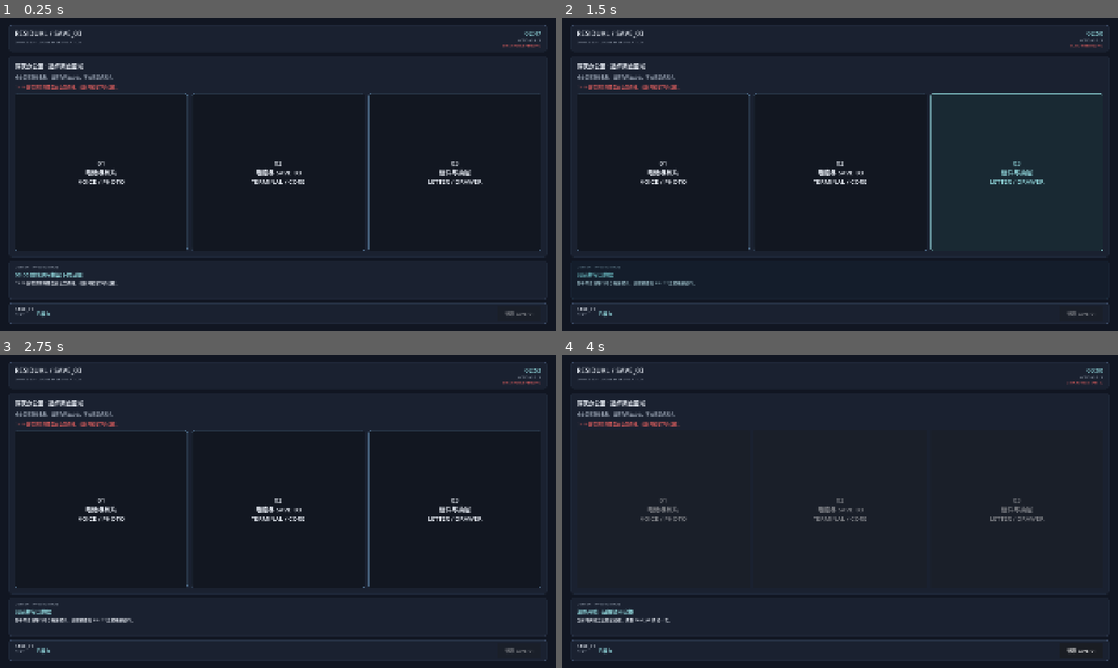
Above: before the commit, frames 1-4 (two rows, left to right).
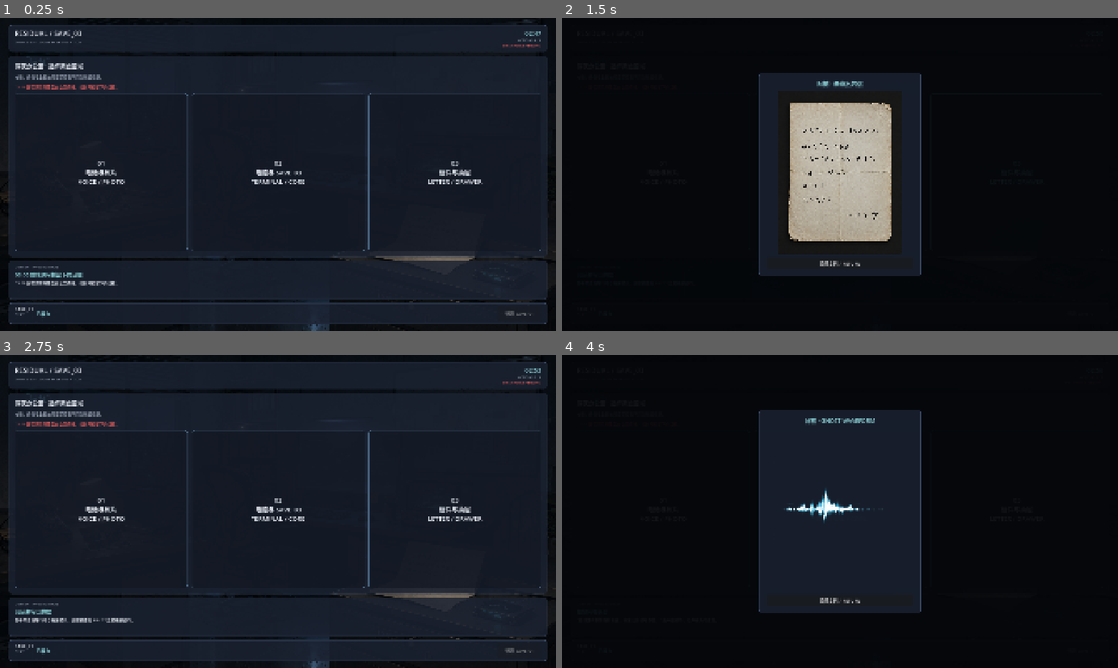
Above: after the commit, the same moments.

Repository: qrx-joe/Residual
Game: Godot game, scene res://scenes/main.tscn
The game is run twice, just before and just after one commit, with the same random seed, the same clock (stepped at 60 frames per second) and the same inputs.
Inputs (mouse positions are in pixels of both pictures, inside the frame that each line leads up to):
- Up to frame 1 (0.25 s): no input
- Up to frame 2 (1.5 s): click "01 电话与照片 VOICE / PHOTO" at 0.5 s; click "03 信件与抽屉 LETTER / DRAWER" at 1.25 s
- Up to frame 3 (2.75 s): click (278, 599) at 2 s, where only the run after the commit has a clickable "关闭文档 / RETURN"
- Up to frame 4 (4 s): click "01 电话与照片 VOICE / PHOTO" at 2.75 s; click "03 信件与抽屉 LETTER / DRAWER" at 3.5 s

The runs differ from the first frame. In frame 1, 0.9% of the frame differs, in the area x 0-100%, y 0-100%; in frame 2, 72%; in frame 3, 0.9%; in frame 4, 80%.

Commit message:
feat: complete T4.2 office and UI

Diff:
--- a/scenes/main.tscn
+++ b/scenes/main.tscn
@@ -12,9 +12,15 @@
 [ext_resource type="Script" path="res://scripts/managers/third_loop_content_manager.gd" id="10_third_loop"]
 [ext_resource type="Script" path="res://scripts/managers/ending_manager.gd" id="11_ending"]
 [ext_resource type="Script" path="res://scripts/ai/ai_client.gd" id="12_ai_client"]
+[ext_resource type="Texture2D" path="res://assets/2d/backgrounds/office_main.png" id="13_office_bg"]
+[ext_resource type="Texture2D" path="res://assets/2d/documents/azhi_letter.png" id="14_letter"]
+[ext_resource type="Texture2D" path="res://assets/2d/documents/data_purge_notice.png" id="15_purge"]
+[ext_resource type="Texture2D" path="res://assets/2d/effects/ghost_waveform.png" id="16_waveform"]
+[ext_resource type="Texture2D" path="res://assets/2d/icons/backup_chip.png" id="17_chip"]
+[ext_resource type="Texture2D" path="res://assets/2d/icons/storage_device.png" id="18_storage"]
 
 [sub_resource type="StyleBoxFlat" id="StylePanel"]
-bg_color = Color(0.105, 0.133, 0.192, 0.96)
+bg_color = Color(0.105, 0.133, 0.192, 0.84)
 border_width_left = 1
 border_width_top = 1
 border_width_right = 1
@@ -26,7 +32,7 @@
 corner_radius_bottom_left = 6
 
 [sub_resource type="StyleBoxFlat" id="StyleAreaNormal"]
-bg_color = Color(0.07, 0.09, 0.13, 1)
+bg_color = Color(0.07, 0.09, 0.13, 0.68)
 border_width_left = 1
 border_width_top = 1
 border_width_right = 1
@@ -42,7 +48,7 @@
 content_margin_bottom = 18.0
 
 [sub_resource type="StyleBoxFlat" id="StyleAreaHover"]
-bg_color = Color(0.1, 0.16, 0.2, 1)
+bg_color = Color(0.1, 0.16, 0.2, 0.84)
 border_width_left = 2
 border_width_top = 2
 border_width_right = 2
@@ -58,7 +64,7 @@
 content_margin_bottom = 17.0
 
 [sub_resource type="StyleBoxFlat" id="StyleAreaPressed"]
-bg_color = Color(0.16, 0.25, 0.27, 1)
+bg_color = Color(0.16, 0.25, 0.27, 0.92)
 border_width_left = 2
 border_width_top = 2
 border_width_right = 2
@@ -136,14 +142,28 @@
 
 [node name="HTTPRequest" type="HTTPRequest" parent="AIClient"]
 
-[node name="Background" type="ColorRect" parent="."]
-layout_mode = 1
-anchors_preset = 15
-anchor_right = 1.0
-anchor_bottom = 1.0
-grow_horizontal = 2
-grow_vertical = 2
-color = Color(0.067, 0.086, 0.133, 1)
+[node name="Background" type="TextureRect" parent="."]
+unique_name_in_owner = true
+layout_mode = 1
+anchors_preset = 15
+anchor_right = 1.0
+anchor_bottom = 1.0
+grow_horizontal = 2
+grow_vertical = 2
+mouse_filter = 2
+texture = ExtResource("13_office_bg")
+expand_mode = 1
+stretch_mode = 6
+
+[node name="BackgroundTint" type="ColorRect" parent="."]
+layout_mode = 1
+anchors_preset = 15
+anchor_right = 1.0
+anchor_bottom = 1.0
+grow_horizontal = 2
+grow_vertical = 2
+mouse_filter = 2
+color = Color(0.025, 0.035, 0.055, 0.34)
 
 [node name="SafeArea" type="MarginContainer" parent="."]
 layout_mode = 1
@@ -249,7 +269,7 @@
 layout_mode = 2
 theme_override_colors/font_color = Color(0.6, 0.64, 0.7, 1)
 theme_override_font_sizes/font_size = 14
-text = "点击区域查看名称。当前为玩法占位，不代表正式美术。"
+text = "电话、终端与上锁抽屉都保留着不同的残留记录。"
 
 [node name="CrisisLabel" type="Label" parent="SafeArea/MainLayout/OfficePanel/OfficeMargin/OfficeWorld"]
 unique_name_in_owner = true
@@ -367,6 +387,15 @@
 theme_override_font_sizes/font_size = 15
 text = "GHOST WAVEFORM  ▁▃▆▂▅▇▃···  +3s"
 
+[node name="GhostWaveformTexture" type="TextureRect" parent="SafeArea/MainLayout/FeedbackPanel/FeedbackMargin/Feedback"]
+unique_name_in_owner = true
+visible = false
+custom_minimum_size = Vector2(0, 52)
+layout_mode = 2
+texture = ExtResource("16_waveform")
+expand_mode = 1
+stretch_mode = 5
+
 [node name="GhostEvidenceHeaderLabel" type="Label" parent="SafeArea/MainLayout/FeedbackPanel/FeedbackMargin/Feedback"]
 unique_name_in_owner = true
 visible = false
@@ -459,6 +488,64 @@
 disabled = true
 text = "读取 SAVE_01"
 
+[node name="DocumentOverlay" type="ColorRect" parent="."]
+unique_name_in_owner = true
+visible = false
+layout_mode = 1
+anchors_preset = 15
+anchor_right = 1.0
+anchor_bottom = 1.0
+grow_horizontal = 2
+grow_vertical = 2
+color = Color(0.015, 0.022, 0.035, 0.94)
+
+[node name="DocumentCenter" type="CenterContainer" parent="DocumentOverlay"]
+layout_mode = 1
+anchors_preset = 15
+anchor_right = 1.0
+anchor_bottom = 1.0
+grow_horizontal = 2
+grow_vertical = 2
+
+[node name="DocumentPanel" type="PanelContainer" parent="DocumentOverlay/DocumentCenter"]
+custom_minimum_size = Vector2(560, 680)
+layout_mode = 2
+theme_override_styles/panel = SubResource("StylePanel")
+
+[node name="DocumentMargin" type="MarginContainer" parent="DocumentOverlay/DocumentCenter/DocumentPanel"]
+layout_mode = 2
+theme_override_constants/margin_left = 24
+theme_override_constants/margin_top = 20
+theme_override_constants/margin_right = 24
+theme_override_constants/margin_bottom = 20
+
+[node name="DocumentLayout" type="VBoxContainer" parent="DocumentOverlay/DocumentCenter/DocumentPanel/DocumentMargin"]
+layout_mode = 2
+theme_override_constants/separation = 12
+
+[node name="DocumentTitleLabel" type="Label" parent="DocumentOverlay/DocumentCenter/DocumentPanel/DocumentMargin/DocumentLayout"]
+unique_name_in_owner = true
+layout_mode = 2
+theme_override_colors/font_color = Color(0.56, 0.83, 0.85, 1)
+theme_override_font_sizes/font_size = 20
+text = "DOCUMENT"
+horizontal_alignment = 1
+
+[node name="DocumentTexture" type="TextureRect" parent="DocumentOverlay/DocumentCenter/DocumentPanel/DocumentMargin/DocumentLayout"]
+unique_name_in_owner = true
+custom_minimum_size = Vector2(480, 560)
+layout_mode = 2
+size_flags_vertical = 3
+texture = ExtResource("14_letter")
+expand_mode = 1
+stretch_mode = 5
+
+[node name="DocumentCloseButton" type="Button" parent="DocumentOverlay/DocumentCenter/DocumentPanel/DocumentMargin/DocumentLayout"]
+unique_name_in_owner = true
+custom_minimum_size = Vector2(0, 44)
+layout_mode = 2
+text = "关闭文档 / RETURN"
+
 [node name="OverwriteOverlay" type="ColorRect" parent="."]
 unique_name_in_owner = true
 visible = false
--- a/scripts/main.gd
+++ b/scripts/main.gd
@@ -1,4 +1,20 @@
 extends Control
+
+const AZHI_LETTER_TEXTURE: Texture2D = preload(
+	"res://assets/2d/documents/azhi_letter.png"
+)
+const DATA_PURGE_TEXTURE: Texture2D = preload(
+	"res://assets/2d/documents/data_purge_notice.png"
+)
+const GHOST_WAVEFORM_TEXTURE: Texture2D = preload(
+	"res://assets/2d/effects/ghost_waveform.png"
+)
+const BACKUP_CHIP_TEXTURE: Texture2D = preload(
+	"res://assets/2d/icons/backup_chip.png"
+)
+const STORAGE_DEVICE_TEXTURE: Texture2D = preload(
+	"res://assets/2d/icons/storage_device.png"
+)
 
 @onready var selection_label: Label = %SelectionLabel
 @onready var detail_label: Label = %DetailLabel
@@ -10,7 +26,12 @@
 @onready var load_button: Button = %LoadButton
 @onready var delete_recording_button: Button = %DeleteRecordingButton
 @onready var ghost_waveform_label: Label = %GhostWaveformLabel
+@onready var ghost_waveform_texture: TextureRect = %GhostWaveformTexture
 @onready var ghost_evidence_header_label: Label = %GhostEvidenceHeaderLabel
+@onready var document_overlay: Control = %DocumentOverlay
+@onready var document_title_label: Label = %DocumentTitleLabel
+@onready var document_texture: TextureRect = %DocumentTexture
+@onready var document_close_button: Button = %DocumentCloseButton
 @onready var force_overwrite_button: Button = %ForceOverwriteButton
 @onready var overwrite_overlay: Control = %OverwriteOverlay
 @onready var overwrite_progress: ProgressBar = %OverwriteProgress
@@ -80,6 +101,7 @@
 	loop_manager.connect(&"loop_timed_out", _on_loop_timed_out)
 	load_button.pressed.connect(_on_load_pressed)
 	delete_recording_button.pressed.connect(_on_delete_recording_pressed)
+	document_close_button.pressed.connect(_on_document_close_pressed)
 	force_overwrite_button.pressed.connect(_on_force_overwrite_pressed)
 	overwrite_continue_button.pressed.connect(_on_overwrite_continue_pressed)
 	delete_audio_choice_button.pressed.connect(
@@ -170,6 +192,7 @@
 	selection_count += 1
 	selection_label.text = String(action.get("display_name", region_id))
 	detail_label.text = String(action.get("description", ""))
+	_show_action_art(action_id)
 	_update_delete_recording_action(action_id)
 	print("Action selected: %s" % action_id)
 
@@ -240,6 +263,7 @@
 	for area: Button in investigation_areas:
 		area.disabled = true
 	load_button.disabled = false
+	_show_document("03:00 · DATA PURGE NOTICE", DATA_PURGE_TEXTURE)
 
 
 func _on_load_pressed() -> void:
@@ -247,6 +271,7 @@
 		return
 
 	load_button.disabled = true
+	document_overlay.visible = false
 	var event_bus: Node = get_node("/root/EventBus")
 	event_bus.emit_signal(&"save_requested", &"LOAD")
 	var restored: bool = bool(save_data.call(&"restore_world_snapshot"))
@@ -522,6 +547,7 @@
 		residual_data_manager.call(&"has_ghost_recording")
 	)
 	ghost_waveform_label.visible = has_ghost_recording
+	ghost_waveform_texture.visible = has_ghost_recording
 	ghost_evidence_header_label.visible = bool(
 		residual_data_manager.call(&"has_ghost_evidence_header")
 	)
@@ -560,6 +586,7 @@
 	var reveal: Dictionary = ending_manager.call(&"prepare_final_reveal")
 	if not bool(reveal.get("ok", false)):
 		return
+	document_overlay.visible = false
 	_set_interaction_enabled(false)
 	final_reveal_overlay.visible = true
 	var relationship: String = String(reveal.get("relationship", ""))
@@ -619,6 +646,7 @@
 	if not started:
 		return
 
+	document_overlay.visible = false
 	_set_interaction_enabled(false)
 	overwrite_overlay.visible = true
 	overwrite_progress.value = 0.0
@@ -687,3 +715,25 @@
 	force_overwrite_button.disabled = (
 		not enabled or not force_overwrite_button.visible
 	)
+
+
+func _show_action_art(action_id: StringName) -> void:
+	match action_id:
+		&"READ_LETTER":
+			_show_document("阿栀 · 未寄出的信", AZHI_LETTER_TEXTURE)
+		&"OPEN_DRAWER", &"QUICK_OPEN_DRAWER":
+			_show_document("离线备份芯片 · PHYSICAL KEY", BACKUP_CHIP_TEXTURE)
+		&"SCAN_COMPUTER", &"QUICK_FIND_EVIDENCE", &"DECRYPT_EVIDENCE":
+			_show_document("EVIDENCE_03 · STORAGE DEVICE", STORAGE_DEVICE_TEXTURE)
+		&"PLAY_AUDIO", &"USE_GHOST_AUDIO", &"USE_PRESERVED_AUDIO":
+			_show_document("阿栀 · GHOST WAVEFORM", GHOST_WAVEFORM_TEXTURE)
+
+
+func _show_document(title: String, texture: Texture2D) -> void:
+	document_title_label.text = title
+	document_texture.texture = texture
+	document_overlay.visible = true
+
+
+func _on_document_close_pressed() -> void:
+	document_overlay.visible = false
--- /dev/null
+++ b/tests/t4_2_capture.gd
@@ -0,0 +1,50 @@
+extends SceneTree
+
+const MAIN_SCENE: PackedScene = preload("res://scenes/main.tscn")
+const EVIDENCE_DIRECTORY := "res://docs/evidence/T4.2"
+
+var capture_viewport: SubViewport
+
+
+func _init() -> void:
+	capture_viewport = SubViewport.new()
+	capture_viewport.size = Vector2i(1920, 1080)
+	capture_viewport.render_target_update_mode = SubViewport.UPDATE_ALWAYS
+	root.add_child(capture_viewport)
+	var main: Control = MAIN_SCENE.instantiate()
+	capture_viewport.add_child(main)
+	await process_frame
+	await process_frame
+	_capture("formal-office-1920x1080.png", Vector2i(1920, 1080))
+
+	main.call(&"_show_action_art", &"READ_LETTER")
+	await process_frame
+	await process_frame
+	_capture("document-panel-1920x1080.png", Vector2i(1920, 1080))
+
+	main.call(&"_on_document_close_pressed")
+	capture_viewport.size = Vector2i(1366, 768)
+	await process_frame
+	await process_frame
+	_capture("formal-office-1366x768.png", Vector2i(1366, 768))
+
+	main.call(&"_show_action_art", &"READ_LETTER")
+	await process_frame
+	await process_frame
+	_capture("document-panel-1366x768.png", Vector2i(1366, 768))
+
+	main.queue_free()
+	await process_frame
+	capture_viewport.queue_free()
+	quit()
+
+
+func _capture(file_name: String, expected_size: Vector2i) -> void:
+	DirAccess.make_dir_recursive_absolute(ProjectSettings.globalize_path(
+		EVIDENCE_DIRECTORY
+	))
+	var image: Image = capture_viewport.get_texture().get_image()
+	assert(image.get_size() == expected_size)
+	var error: Error = image.save_png("%s/%s" % [EVIDENCE_DIRECTORY, file_name])
+	assert(error == OK, "Failed to save T4.2 evidence: %s" % file_name)
+	print("T4.2 capture: %s" % file_name)
--- /dev/null
+++ b/tests/t4_2_smoke.gd
@@ -0,0 +1,41 @@
+extends SceneTree
+
+const MAIN_SCENE: PackedScene = preload("res://scenes/main.tscn")
+
+
+func _init() -> void:
+	root.size = Vector2i(1920, 1080)
+	var main: Control = MAIN_SCENE.instantiate()
+	root.add_child(main)
+	await process_frame
+
+	var background: TextureRect = main.get_node("%Background")
+	assert(background.texture != null, "Formal office background must be assigned")
+	assert(background.stretch_mode == TextureRect.STRETCH_KEEP_ASPECT_COVERED)
+	assert(background.size.x >= 1919.0 and background.size.y >= 1079.0)
+
+	var document_overlay: Control = main.get_node("%DocumentOverlay")
+	var document_texture: TextureRect = main.get_node("%DocumentTexture")
+	assert(not document_overlay.visible, "Document viewer starts closed")
+	main.call(&"_show_action_art", &"READ_LETTER")
+	assert(document_overlay.visible, "Letter action opens document viewer")
+	assert(document_texture.texture != null, "Document viewer displays the letter")
+	main.call(&"_on_document_close_pressed")
+	assert(not document_overlay.visible, "Document viewer can be closed")
+
+	var waveform: TextureRect = main.get_node("%GhostWaveformTexture")
+	assert(waveform.texture != null, "Residual waveform artwork must be assigned")
+	for path: String in [
+		"res://assets/2d/backgrounds/office_main.png",
+		"res://assets/2d/documents/azhi_letter.png",
+		"res://assets/2d/documents/data_purge_notice.png",
+		"res://assets/2d/effects/ghost_waveform.png",
+		"res://assets/2d/icons/backup_chip.png",
+		"res://assets/2d/icons/storage_device.png",
+	]:
+		assert(FileAccess.file_exists(path), "Missing T4.2 asset: %s" % path)
+
+	print("T4.2 smoke: formal office, document viewer, icons, and waveform ready")
+	main.queue_free()
+	await process_frame
+	quit()
Binary file added: assets/2d/backgrounds/office_main.png
Binary file added: assets/2d/documents/azhi_letter.png
Binary file added: assets/2d/documents/data_purge_notice.png
Binary file added: assets/2d/effects/ghost_waveform.png
Binary file added: assets/2d/icons/backup_chip.png
Binary file added: assets/2d/icons/storage_device.png
Binary file added: docs/evidence/T4.2/document-panel-1366x768.png
Binary file added: docs/evidence/T4.2/document-panel-1920x1080.png
Binary file added: docs/evidence/T4.2/document-panel-gui.jpg
Binary file added: docs/evidence/T4.2/formal-office-1366x768.png
Binary file added: docs/evidence/T4.2/formal-office-1920x1080.png
Not shown: 1 places in scenes/main.tscn that only renumber resources
(and 2 more such lines)
